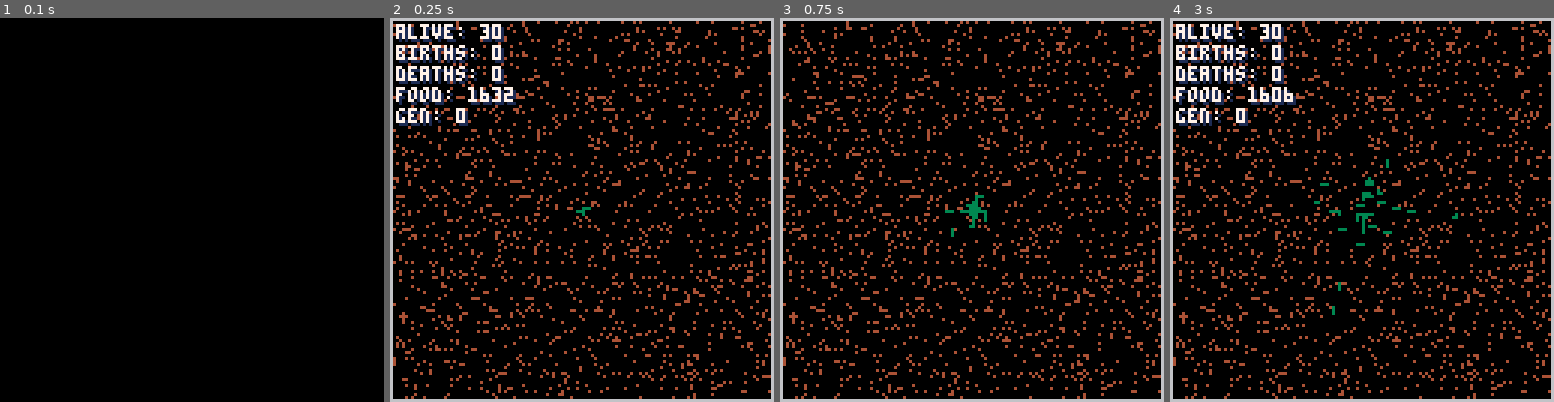
Above: before the commit, frames 1-4 (left to right).
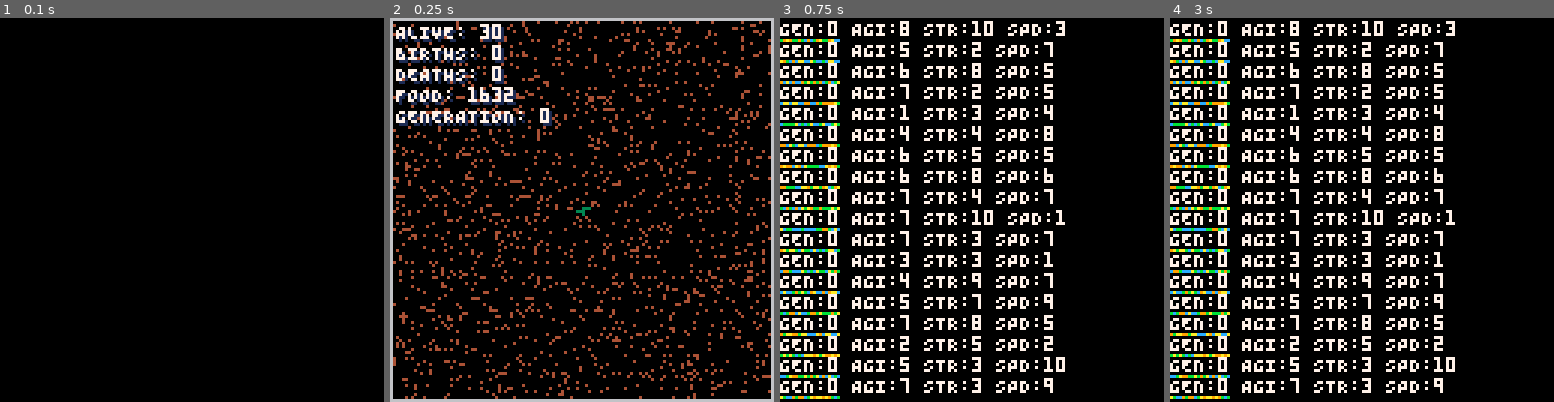
Above: after the commit, the same moments.

Repository: lewsid/petri
Game: PICO-8 cartridge petri.p8
Two runs of this game, one before a commit and one after it. Both use one fixed random seed, a clock stepped at 60 frames per second and the inputs below.
Inputs:
- Up to frame 1 (0.1 s): no input
- Up to frame 2 (0.25 s): no input
- Up to frame 3 (0.75 s): tap X (X key) at 0.33 s; tap O (Z key) at 0.7 s
- Up to frame 4 (3 s): tap X (X key) at 1.07, 1.85, 2.97 s; hold Right 1.6-2.1 s; tap O (Z key) every 0.4 s from 1.7 to 2.9 s; hold Up 2.15-2.42 s; hold Right from 2.47 s (still down)

Frame 1 is identical in both runs. In frame 2, 1.8% of the frame differs, in the area x 1-43%, y 1-29%; in frame 3, 28%; in frame 4, 30%, in the area x 0-100%, y 0-100%.

Commit message:
all sorts of config options now user changeable and log is visible

Diff:
--- a/petri.p8
+++ b/petri.p8
@@ -30,8 +30,12 @@
 
 config={
 	debug=true, --enable debug mode/logging
+	show_log=false, --show log
+	last_log={},
+	last_dna={},
 	food_sparsity=10, --initial food amount, higher=less
-	food_rate=10, --higher=slower
+	food_rate=10, --spawn rate higher=slower
+	food_batch_size=1, --how many food pellets spawn at once
 	spawn_count=30, --initial number of cells
 	border=1, --trap them in if you want
 	mutation_rate=2, --higher=more mutations per birth
@@ -41,7 +45,7 @@
 	food_col=4,	--color of food
 	reproduction_req=15, --health required to reproduce
 	reproduction_cost=5, --health lost from reproduction
-	show_ui=true, --show stats
+	show_stats=true, --show stats
 	show_tails=true, --show cell tails
 	show_reticle=false, --show reticle
 	pause=false
@@ -95,11 +99,24 @@
 	elseif(intro.complete!=true) then
 		draw_intro()
 	else
-		foreach(cells,draw_cell)
-		draw_food()
-		if(config.show_ui) draw_ui()
-		if(config.show_reticle) draw_reticle()
-		if(config.border==1) rect(0,0,127,127,6)
+		if(config.show_log) then
+			--print out the most recent additions to the log
+			for i=1,18 do
+				if(config.last_log[#config.last_log-i+1]!=nil) then
+					--output last log scroll from the bottom up, with some padding
+					print(config.last_log[#config.last_log-i+1],0,127-i*7,7)
+
+					--apend image of DNA
+					draw_dna(config.last_dna[#config.last_dna-i+1],-1,i*7)
+				end
+			end
+		else
+			foreach(cells,draw_cell)
+			draw_food()
+			if(config.show_stats) draw_stats()
+			if(config.show_reticle) draw_reticle()
+			if(config.border==1) rect(0,0,127,127,6)
+		end
 	end
 end
 
@@ -107,6 +124,25 @@
 --inits
 
 function init_menu()
+	menuitem(0, "spawn "..config.spawn_count.." cells", function(b)
+		if(b&1>0) then
+			if(config.spawn_count>1) then
+				config.spawn_count-=1
+			end
+		elseif(b&2>0) then
+			if(config.spawn_count<60) then
+				config.spawn_count+=1
+			end
+		elseif(b&32 > 0) then
+			for i=1,config.spawn_count do
+				init_cell()
+			end
+		end
+		menuitem(1, "spawn "..config.spawn_count.." cells")
+
+		return false
+	end)
+
 	menuitem(1, "disable border", function()
 		if(config.border==1) then
 			config.border=0
@@ -114,6 +150,59 @@
 		else
 			config.border=1
 			menuitem(1, "disable border")
+		end
+		return true
+	end)
+
+	menuitem(2, "food delay:"..config.food_rate, function(b)
+		if(b&1>0) then
+			if(config.food_rate>1) then
+				config.food_rate-=1
+			end
+		elseif(b&2>0) then
+			if(config.food_rate<40) then
+				config.food_rate+=1
+			end
+		end
+		menuitem(3, "food delay:"..config.food_rate)
+		return true
+	end)
+
+	menuitem(3, "food density:"..config.food_batch_size, function(b)
+		if(b&1>0) then
+			if(config.food_batch_size>1) then
+				config.food_batch_size-=1
+			end
+		elseif(b&2>0) then
+			if(config.food_batch_size<10) then
+				config.food_batch_size+=1
+			end
+		end
+		menuitem(4, "food density:"..config.food_batch_size)
+		return true
+	end)
+
+	menuitem(4, "mutation rate:"..config.mutation_rate, function(b)
+		if(b&1>0) then
+			if(config.mutation_rate>1) then
+				config.mutation_rate-=1
+			end
+		elseif(b&2>0) then
+			if(config.mutation_rate<10) then
+				config.mutation_rate+=1
+			end
+		end
+		menuitem(5, "mutation rate:"..config.mutation_rate)
+		return true
+	end)
+
+	menuitem(5, "toggle tails", function()
+		if(config.show_tails) then
+			config.show_tails=false
+			menuitem(2, "show tails")
+		else
+			config.show_tails=true
+			menuitem(2, "hide tails")
 		end
 		return true
 	end)
@@ -257,17 +346,21 @@
 	end
 
 	--output dna
-	output="["
-	output=output.."(agility: "..cell["dna"]["agility"]..")"
-	output=output.."(heartiness: "..cell["dna"]["heartiness"]..")"
-	output=output.."(speed: "..cell["dna"]["speed"]..")(moves: "
-	for i=1,#cell["dna"]["pattern"] do
-		output=output..cell["dna"]["pattern"][i];
-		if(i!=#cell["dna"]["pattern"]) then
-			output=output.."|"
-		end
-	end
-	output=output..")]"
+	output=""
+	output=output.."GEN:"..cell.gen.." "
+	output=output.."AGI:"..cell["dna"]["agility"].." "
+	output=output.."STR:"..cell["dna"]["heartiness"].." "
+	output=output.."SPD:"..cell["dna"]["speed"].." "
+
+	--push output to log table
+	add(config.last_log,output)
+	add(config.last_dna,cell["dna"]["pattern"])
+
+	if(#config.last_log>18) then
+		del(config.last_log,1)
+		del(config.last_dna,1)
+	end
+
 	if(config.debug==true) then
 		printh(output,"pertri_log.md",false,true)
 	end
@@ -318,7 +411,9 @@
 function update_food()
 	if(flr(rnd(config.food_rate))==0
 		and #cells>0) then
-		init_pellet()
+		for i=1,config.food_batch_size do
+			init_pellet()
+		end
 	end
 end
 
@@ -475,7 +570,14 @@
 function handle_input()
 	--toggle stats display
 	if(btnp(5)) then
-		config.show_ui=not(config.show_ui)
+		if(config.show_stats and not config.show_log) then
+			config.show_log=true
+		elseif(config.show_log) then
+			config.show_stats=false
+			config.show_log=false
+		else
+			config.show_stats=true
+		end
 	end
 
 	--toggle pause
@@ -573,21 +675,21 @@
 	end
 end
 
-function draw_ui()
-	print("alive: "..#cells,3,3,1)
-	print("alive: "..#cells,2,2,7)
-
-	print("births: "..stats.births,3,10,1)
-	print("births: "..stats.births,2,9,7)
-
-	print("deaths: "..stats.deaths,3,17,1)
-	print("deaths: "..stats.deaths,2,16,7)
-
-	print("food: "..stats.food_count,3,24,1)
-	print("food: "..stats.food_count,2,23,7)
-
-	print("gen: "..stats.generation,3,31,1)
-	print("gen: "..stats.generation,2,30,7)
+function draw_stats()
+	print("ALIVE: "..#cells,3,3,1)
+	print("ALIVE: "..#cells,2,2,7)
+
+	print("BIRTHS: "..stats.births,3,10,1)
+	print("BIRTHS: "..stats.births,2,9,7)
+
+	print("DEATHS: "..stats.deaths,3,17,1)
+	print("DEATHS: "..stats.deaths,2,16,7)
+
+	print("FOOD: "..stats.food_count,3,24,1)
+	print("FOOD: "..stats.food_count,2,23,7)
+
+	print("GENERATION: "..stats.generation,3,31,1)
+	print("GENERATION: "..stats.generation,2,30,7)
 end
 
 function draw_reticle()
@@ -602,6 +704,22 @@
 			pset(cell.tail['x2'],cell.tail['y2'],cell.col)
 		end
 	end
+end
+
+--display dna move set as sprite
+function draw_dna(dna,x,y)
+	for i=1,#dna do
+		if(dna[i]==1) then
+			pset(x+i,y,12)
+		elseif(dna[i]==2) then
+			pset(x+i,y,9)
+		elseif(dna[i]==3) then
+			pset(x+i,y,10)
+		elseif(dna[i]==4) then
+			pset(x+i,y,11)
+		end
+	end
+
 end
 
 -->8
